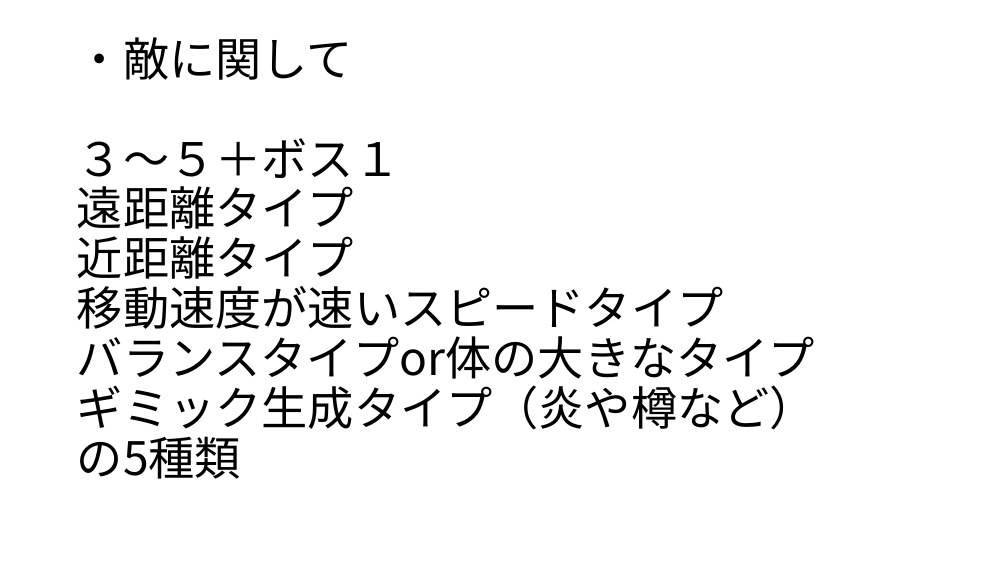
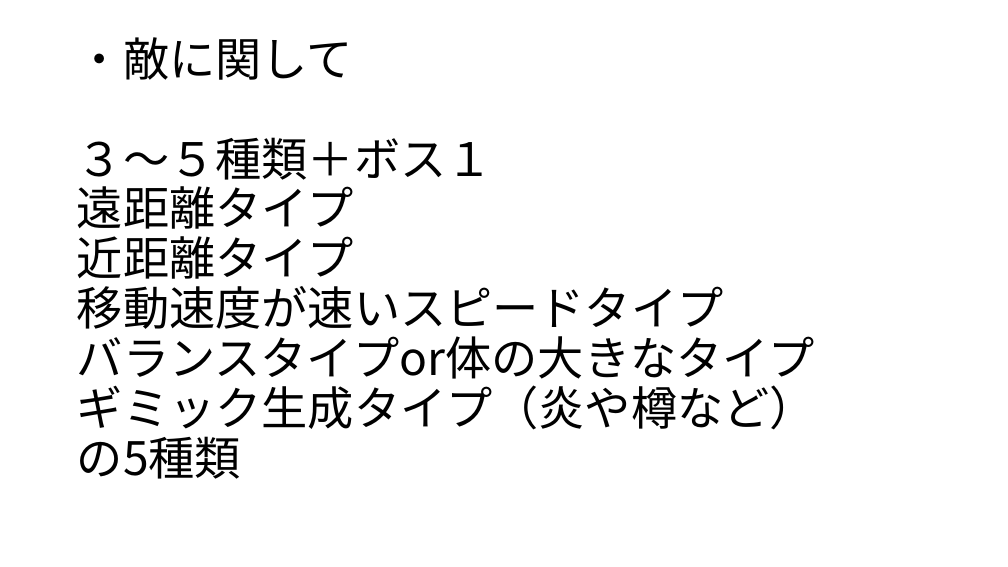
Before and after one commit to GCLUC2019/GameProject, a slide deck: slide 5 of Fukuyama/ゲームキャンプ企画書.pptx. Drawn at 1008x567 pixels with LibreOffice and Linux fonts; fonts in the diff are those of the drawing. Boxes give left, top, right and bottom in pixels: in the first picture for what was removed or moved away, otherwise in the second. Text is boxed around its words. In the diff, an @@ line names an element or a change of style, - is before the commit and + after.

Commit message:
やや改変

```diff
--- a/Fukuyama/ゲームキャンプ企画書.pptx
+++ b/Fukuyama/ゲームキャンプ企画書.pptx
@@ title at box(77, 37, 816, 479): text changed @@
-・敵に関して
-３～５＋ボス１
-遠距離タイプ
-近距離タイプ
-移動速度が速いスピードタイプ
-バランスタイプor体の大きなタイプ
-ギミック生成タイプ（炎や樽など）
-の5種類
+・敵に関して
+３～５種類＋ボス１
+遠距離タイプ
+近距離タイプ
+移動速度が速いスピードタイプ
+バランスタイプor体の大きなタイプ
+ギミック生成タイプ（炎や樽など）
+の5種類
```
